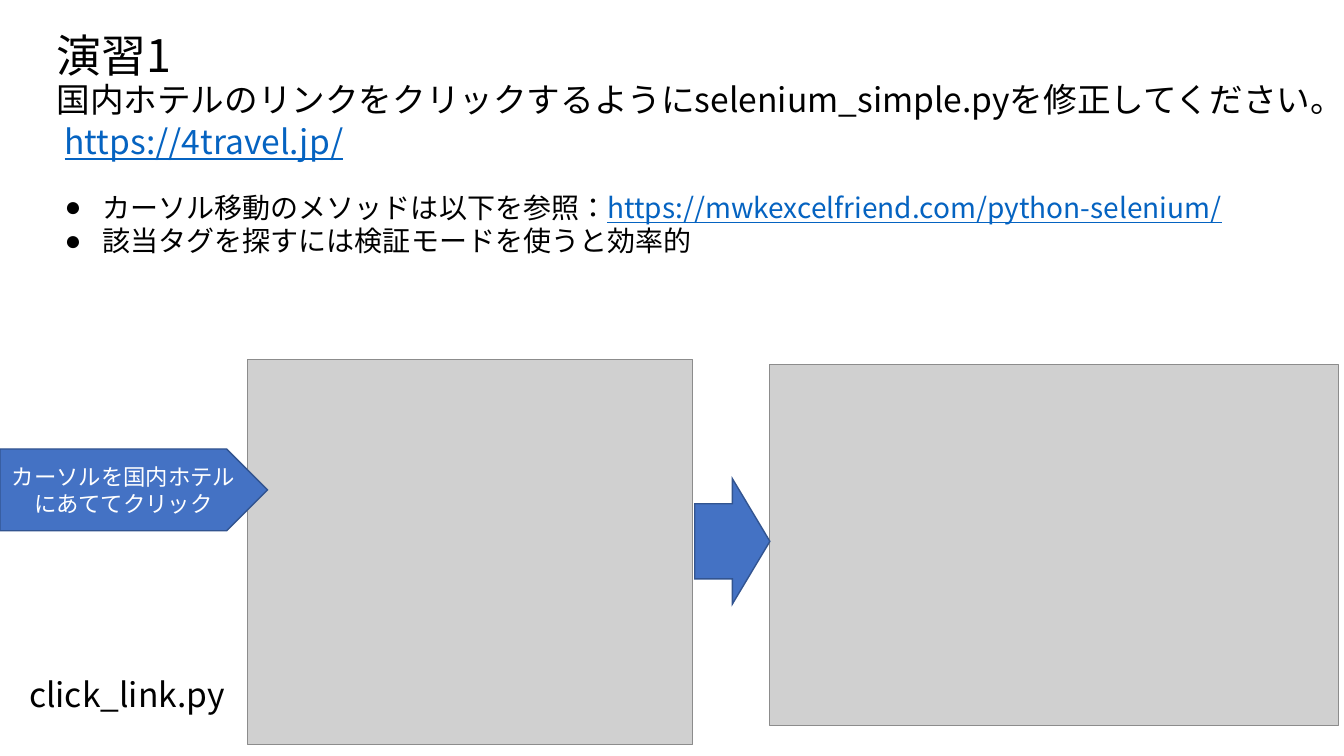
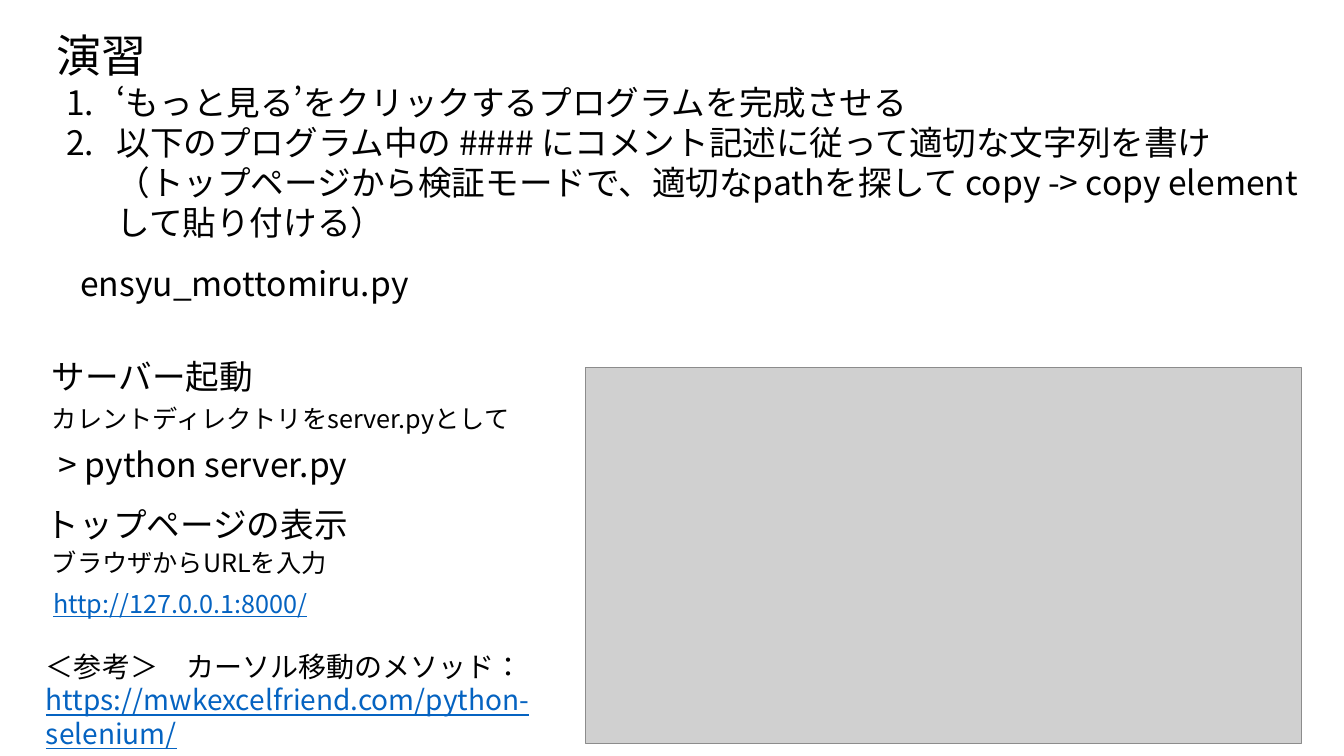
Before and after one commit to ueharaLab/bigdata7_selenium, a slide deck: slide 28 of bigdata6_selenium.pptx (slide 27 before the commit). Drawn at 1344x756 pixels with LibreOffice and Linux fonts; fonts in the diff are those of the drawing; grey boxes stand for pictures. Boxes give left, top, right and bottom in pixels: in the first picture for what was removed or moved away, otherwise in the second. Text is boxed around its words. In the diff, an @@ line names an element or a change of style, - is before the commit and + after.

```diff
--- a/bigdata6_selenium.pptx
+++ b/bigdata6_selenium.pptx
@@ text at (56,34,146,76): text changed @@
-演習1
+演習
@@ text at (117,85,1211,203): text changed @@
-国内ホテルのリンクをクリックするようにselenium_simple.pyを修正してください。
+1. ‘もっと見る’をクリックするプログラムを完成させる
+2. 以下のプログラム中の #### にコメント記述に従って適切な文字列を書け（トップページから検証モードで、適切なpathを探して copy -> copy elementして貼り付ける）
@@ text removed at (65,127,344,162) @@
-https://4travel.jp/
@@ text added at (80,270,408,304), 24 pt, text #000000 @@
+ensyu_mottomiru.py
@@ picture removed at (248,359,694,744) @@
@@ text added at (52,360,253,392), 24 pt, text #000000 @@
+サーバー起動
@@ picture: place and size @@
-picture at (770,365,1339,726)
+picture at (586,368,1303,743)
@@ text added at (52,406,509,434), 18 pt, text #000000 @@
+カレントディレクトリをserver.pyとして
@@ pentagon arrow removed at (0,449,267,530) @@
-カーソルを国内ホテルにあててクリック
@@ text added at (85,450,348,485), 24 pt, text #000000 @@
+> python server.py
@@ right arrow removed at (695,479,769,604) @@
@@ text added at (46,508,348,540), 24 pt, text #000000 @@
+トップページの表示
@@ text added at (52,550,327,574), 18 pt, text #000000 @@
+ブラウザからURLを入力
@@ text added at (53,593,307,619), 18 pt, text #0563C1, underline @@
+http://127.0.0.1:8000/
@@ text at (46,653,529,749): text changed @@
-● カーソル移動のメソッドは以下を参照：https://mwkexcelfriend.com/python-selenium/
-● 該当タグを探すには検証モードを使うと効率的
+＜参考＞ カーソル移動のメソッド：https://mwkexcelfriend.com/python-selenium/
@@ text removed at (29,680,225,715) @@
-click_link.py
```
Also in this commit, not shown: 9 other slides changed, 1 slide added, 5 slides removed, 25 other files.
